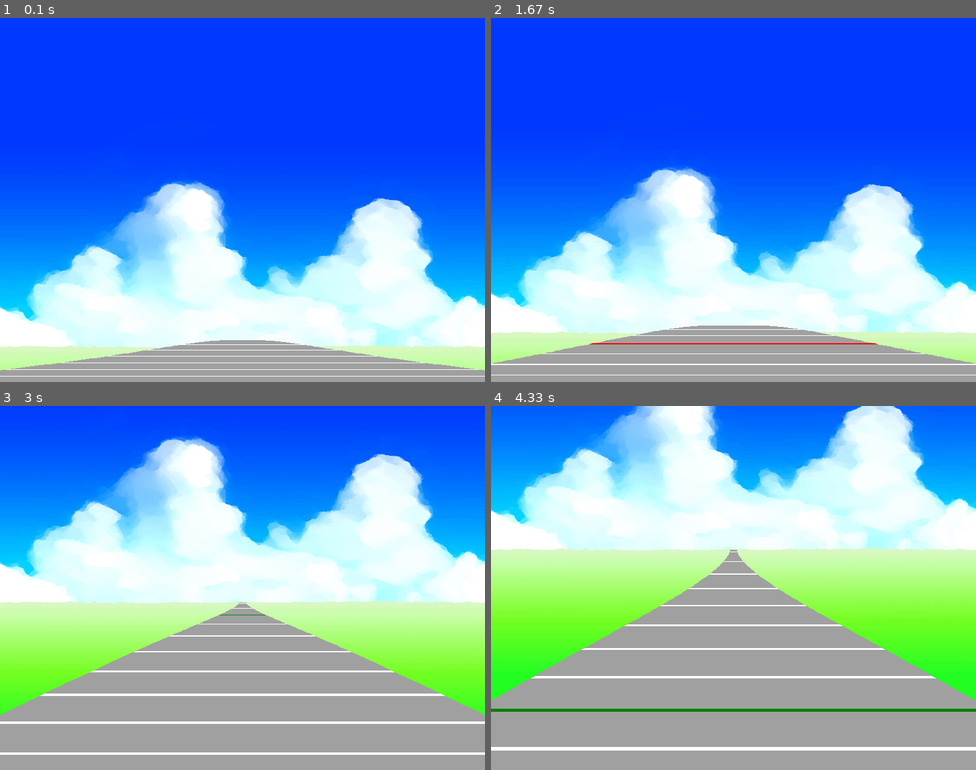
Above: before the commit, frames 1-4 (two rows, left to right).
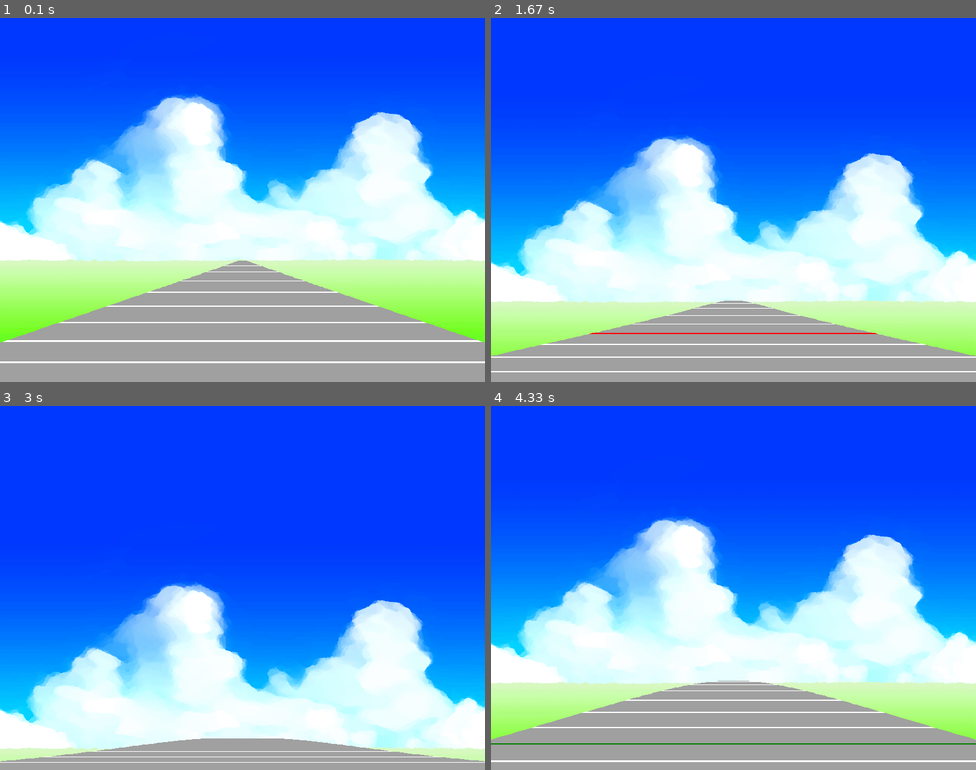
Above: after the commit, the same moments.

Repository: Kimura-Taiki/Python_game_zissen
Game: pygame game, started from Chapter10/rf.py
Two runs of this game, one before a commit and one after it. Both use one fixed random seed, a clock stepped at 60 frames per second and the inputs below.
Inputs:
- Up to frame 1 (0.1 s): no input
- Up to frame 2 (1.67 s): hold Up 0.33-0.8 s; hold Up 0.83-1.2 s; hold Up 1.23-1.53 s; hold Up from 1.57 s (still down)
- Up to frame 3 (3 s): release Up at 1.93 s; hold Up 1.97-2.27 s; hold Up 2.3-2.67 s; hold Up from 2.7 s (still down)
- Up to frame 4 (4.33 s): release Up at 3 s; hold Up 3.03-3.4 s; hold Up 3.43-3.73 s; hold Up 3.77-4.13 s; hold Up from 4.17 s (still down)

The runs differ from the first frame. In frame 1, 67% of the frame differs, in the area x 0-100%, y 19-99%; in frame 2, 39%; in frame 3, 84%, in the area x 0-100%, y 6-98%; in frame 4, 84%.

Commit message:
J014:基準面高さをY_AT_0_DEGREESとして定数化

Diff:
--- a/Chapter10/mod/const.py
+++ b/Chapter10/mod/const.py
@@ -19,6 +19,8 @@
 
 BOARD_UD: Final = [2*sin(radians(i*1.5)) for i in range(BOARD)]
 '''板の起伏です。0が手前、BOARD-1が最遠です。正弦曲線の半周期×2に相当します。'''
+
+Y_AT_0_DEGREES: Final = 400
 
 # di: float
 # di = 400.0
--- a/Chapter10/mod/racer_game.py
+++ b/Chapter10/mod/racer_game.py
@@ -40,9 +40,9 @@
         '''pygame.surface.Surface : 背景の複製元となる面です。'''
         # self.CURVE = [5*sin(radians(i-120)) if i > 120 else 0 for i in range(480)]
         # '''コースの該当地点での曲率です。実際に描画する際には視点位置からの曲率積分を使います。'''
-        self.CURVE = [0.0 for i in range(360)]
+        self.CURVE = [0.0 for i in range(480)]
         '''コースの該当地点での曲率です。今回は直線コースなので、曲率は常時0です。'''
-        self.UPDOWN = [5*sin(radians(i)) for i in range(360)]
+        self.UPDOWN = [5*sin(radians(i-120)) if i > 120 else 0 for i in range(480)]
         '''コースの全長、板の枚数で定義されている。１周するとまた最初から数える。'''
         self.CMAX = len(self.CURVE)
         '''コースの全長、板の枚数で定義されている。１周するとまた最初から数える。'''
@@ -65,13 +65,13 @@
         board_rx: list[float] = [WX/2+BOARD_W[i]/2+(di2 := di2+self.CURVE[(self.car_y+i) % self.CMAX])/2 for i in range(BOARD)]
         ud: float = 0.0
         board_ud: list[float] = [(ud := ud+self.UPDOWN[(self.car_y+i) % self.CMAX])/30 for i in range(BOARD)]
-        horizon: int = 400+int(sum(self.UPDOWN[(self.car_y+i) % self.CMAX] for i in range(BOARD))/3)
+        horizon: int = Y_AT_0_DEGREES+int(sum(self.UPDOWN[(self.car_y+i) % self.CMAX] for i in range(BOARD))/3)
         sy: float = float(horizon)
         board_by: list[float] = [(sy := sy+BOARD_H[BOARD-1-i]*(WY-horizon)/200)-BOARD_UD[BOARD-1-i]*board_ud[BOARD-1-i] for i in range(BOARD)][::-1]
 
         self.screen.fill(color=SEA_BLUE)
-        self.screen.blit(self.IMG_BG, [self.vertical-WX, horizon-400])
-        self.screen.blit(self.IMG_BG, [self.vertical, horizon-400])
+        self.screen.blit(self.IMG_BG, [self.vertical-WX, horizon-Y_AT_0_DEGREES])
+        self.screen.blit(self.IMG_BG, [self.vertical, horizon-Y_AT_0_DEGREES])
 
         # 描画用データをもとに道路を描く
         for i in range(BOARD-1, 0, -1):
